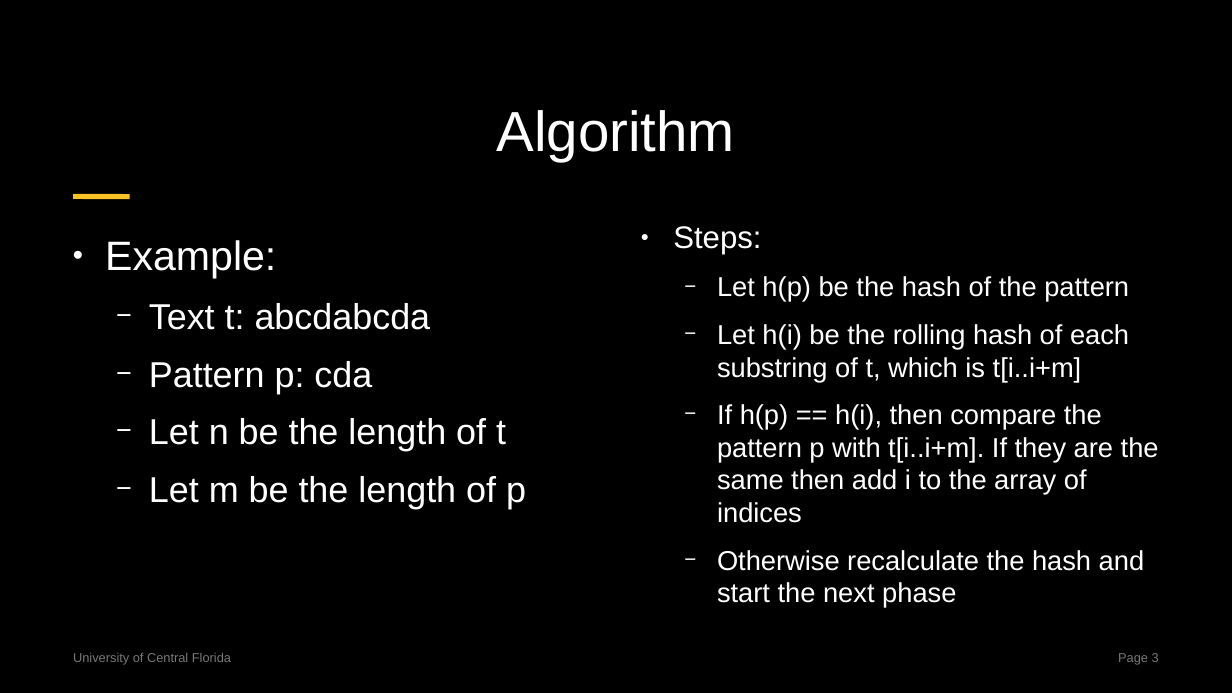
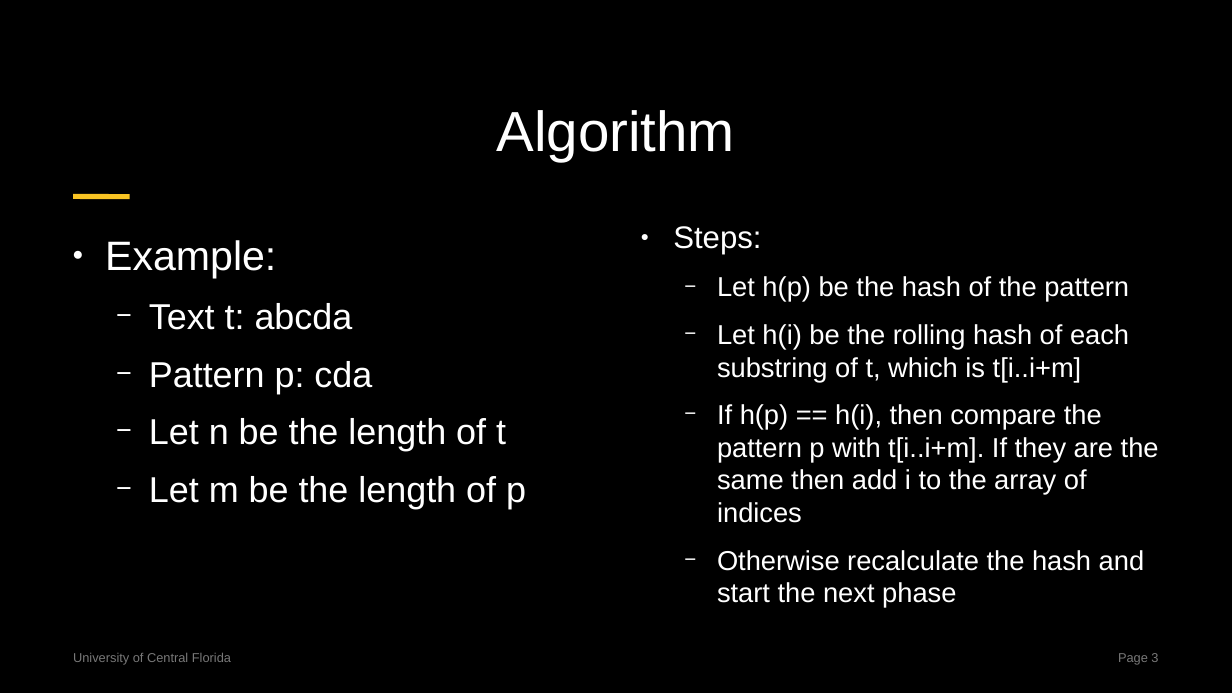
Before and after one commit to centuryhopper/Fall2022CourseContents, a slide deck: slide 3 of CAP6515/paper_presentation_files/rabin-karp-presentation.pptx. Drawn at 1232x693 pixels with LibreOffice and Linux fonts; fonts in the diff are those of the drawing. Boxes give left, top, right and bottom in pixels: in the first picture for what was removed or moved away, otherwise in the second. Text is boxed around its words. In the diff, an @@ line names an element or a change of style, - is before the commit and + after.

```diff
--- a/CAP6515/paper_presentation_files/rabin-karp-presentation.pptx
+++ b/CAP6515/paper_presentation_files/rabin-karp-presentation.pptx
@@ text at box(149, 303, 353, 330): text changed @@
-  − Text t: abcdabcda
+  − Text t: abcda
```
Also in this commit, not shown: 3 other slides changed, 6 slides added, 2 slides removed.
